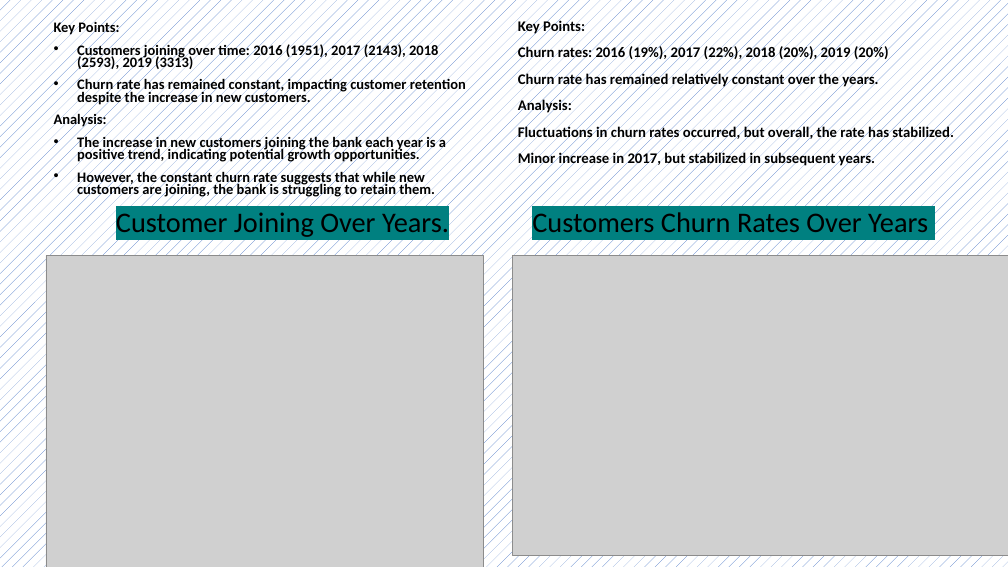
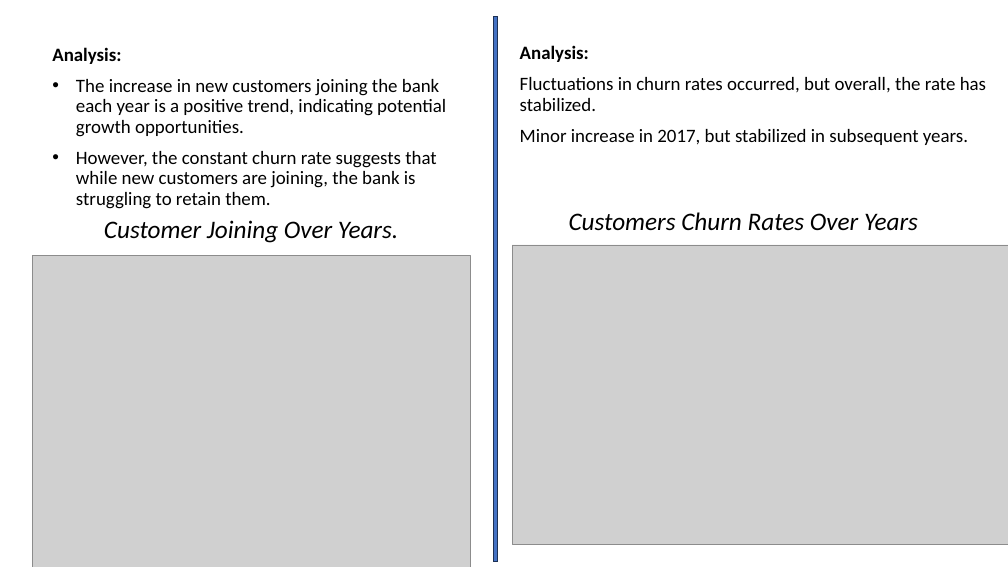
Before and after one commit to Lokesh272000/SQL-Project, a slide deck: slide 12 of Capstone Presentation.pptx. Drawn at 1008x567 pixels with LibreOffice and Linux fonts; fonts in the diff are those of the drawing; grey boxes stand for pictures. Boxes give left, top, right and bottom in pixels: in the first picture for what was removed or moved away, otherwise in the second. Text is boxed around its words. In the diff, an @@ line names an element or a change of style, - is before the commit and + after.

```diff
--- a/Capstone Presentation.pptx
+++ b/Capstone Presentation.pptx
@@ background pattern #4472C4 on #FFFFFF to #FFFFFF @@
@@ text "Analysis:": place and size @@
-text "Analysis:" at (54,20,466,199)
+text "Analysis:" at (52,47,446,209)
@@ text "Analysis:" at (52,47,446,209): size 13.8 to 18 pt, bold off; line spacing 0.7 to 0.9 @@
@@ text at (54,20,466,106): paragraphs removed @@
-Key Points:
-• Customers joining over time: 2016 (1951), 2017 (2143), 2018 (2593), 2019 (3313)
-• Churn rate has remained constant, impacting customer retention despite the increase in new customers.
@@ rectangle added at (494,17,498,561), fill #4472C4, outline #1E3256 1 pt @@
@@ text "Analysis:": place and size @@
-text "Analysis:" at (518,18,954,167)
+text "Analysis:" at (520,45,986,145)
@@ text "Analysis:" at (520,45,986,145): size 14 to 18 pt, bold off @@
@@ text at (518,18,889,88): paragraphs removed @@
-Key Points:
-Churn rates: 2016 (19%), 2017 (22%), 2018 (20%), 2019 (20%)
-Churn rate has remained relatively constant over the years.
@@ text "Customers Churn Rates Over Years": place and size @@
-text "Customers Churn Rates Over Years" at (532,212,928,232)
+text "Customers Churn Rates Over Years" at (569,212,918,231)
@@ text "Customers Churn Rates Over Years" at (569,212,918,231): size 27 to 24 pt, highlight #008080 to none, italic on; line spacing 0.7 to 0.9 @@
@@ text "Customer Joining Over Years." at (104,220,398,243): size 27 to 24 pt, highlight #008080 to none, italic on; line spacing 0.7 to 0.9 @@
@@ text "Customer Joining Over Years.": place and size @@
-text "Customer Joining Over Years." at (116,212,449,237)
+text "Customer Joining Over Years." at (104,220,398,243)
@@ picture: place and size @@
-picture at (46,256,484,567)
+picture at (33,256,470,567)
@@ picture: place and size @@
-picture at (512,256,1008,556)
+picture at (512,245,1008,545)
```
Also in this commit, not shown: 19 other slides changed, 1 slide added, 1 slide removed.
